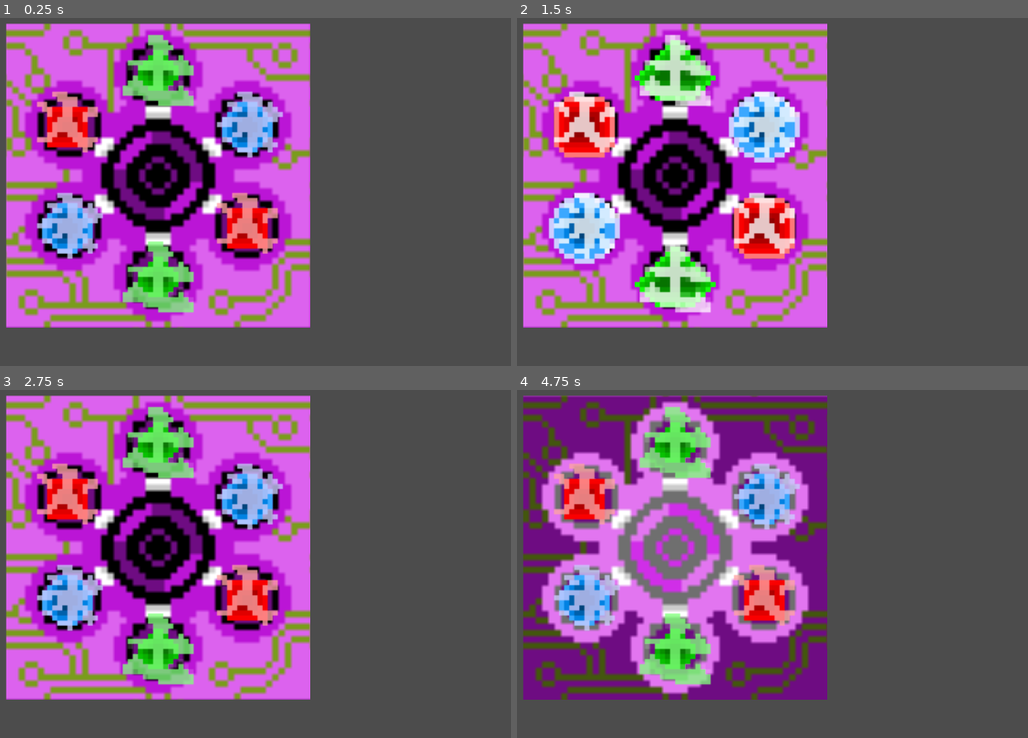
Above: before the commit, frames 1-4 (two rows, left to right).
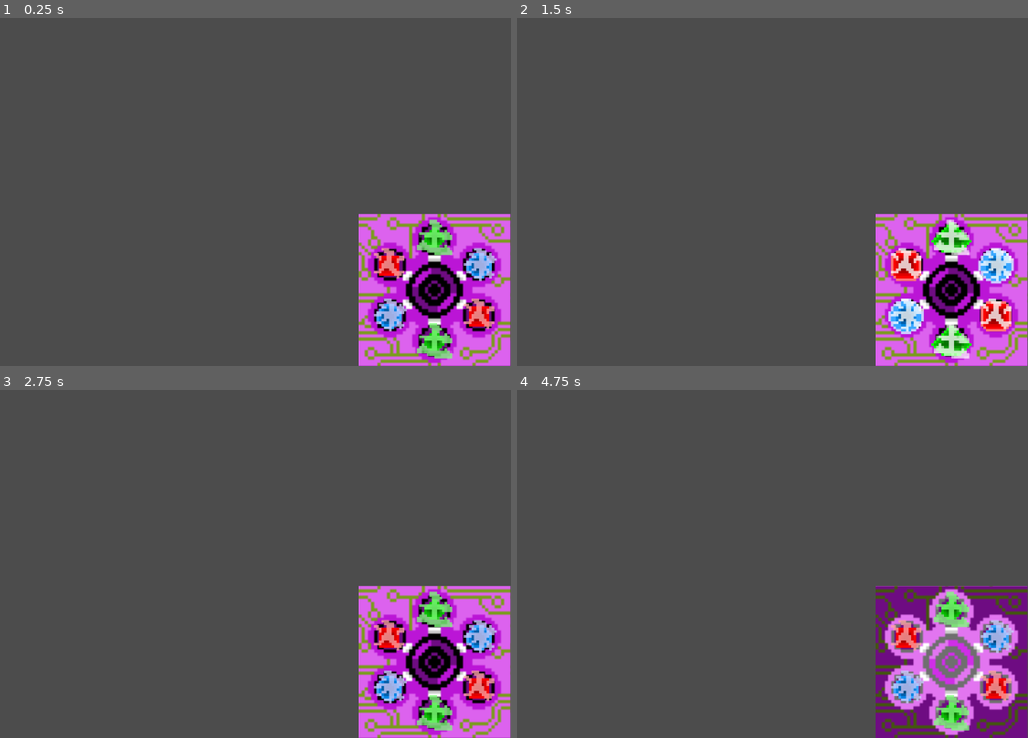
Above: after the commit, the same moments.

Repository: NathanielGet/CyberDragonYokaiCycle
Game: Godot game, scene res://Minigame.tscn
The game is run twice, just before and just after one commit, with the same random seed, the same clock (stepped at 60 frames per second) and the same inputs. The engine's default icon, where the game draws it, is replaced by a stand-in: a white triangle on a blue panel in a dark square.
Inputs (mouse positions are in pixels of both pictures, inside the frame that each line leads up to):
- Up to frame 1 (0.25 s): no input
- Up to frame 2 (1.5 s): move the mouse to (675, 174) at 0.52 s; press the mouse at (675, 174) at 0.53 s; move the mouse to (762, 226) at 1.27 s; release the mouse at (762, 226) at 1.28 s; click (762, 226) at 1.35 s
- Up to frame 3 (2.75 s): move the mouse to (66, 598) at 2.02 s; press the mouse at (66, 598) at 2.03 s
- Up to frame 4 (4.75 s): move the mouse to (675, 442) at 2.77 s; release the mouse at (675, 442) at 2.78 s; click (675, 442) at 2.85 s; move the mouse to (583, 497) at 3.52 s; press the mouse at (583, 497) at 3.53 s; move the mouse to (675, 647) at 4.27 s; release the mouse at (675, 647) at 4.28 s; click (675, 647) at 4.35 s

The runs differ from the first frame. In frame 1, 65% of the frame differs, in the area x 1-100%, y 1-100%; in frame 2, 65%; in frame 3, 65%; in frame 4, 64%.

Commit message:
Minigame properly scales down

Diff:
--- a/GMTK2021/Minigame.tscn
+++ b/GMTK2021/Minigame.tscn
@@ -1,6 +1,5 @@
-[gd_scene load_steps=63 format=2]
-
-[ext_resource path="res://icon.png" type="Texture" id=1]
+[gd_scene load_steps=62 format=2]
+
 [ext_resource path="res://Port.gd" type="Script" id=2]
 [ext_resource path="res://Minigame.gd" type="Script" id=3]
 [ext_resource path="res://Wire.gd" type="Script" id=4]
@@ -283,16 +282,17 @@
 radius = 8.0
 
 [node name="Main" type="Node2D"]
+scale = Vector2( 0.5, 0.5 )
 script = ExtResource( 3 )
 
 [node name="Background" type="AnimatedSprite" parent="."]
-position = Vector2( 744, 344 )
+position = Vector2( 2578, 1140 )
 scale = Vector2( 6.25, 6.25 )
 z_index = -2
 frames = SubResource( 17 )
 
 [node name="whitePort" type="Area2D" parent="."]
-position = Vector2( 744, 344 )
+position = Vector2( 2578, 1140 )
 z_index = -3
 script = ExtResource( 2 )
 __meta__ = {
@@ -310,7 +310,7 @@
 shape = SubResource( 26 )
 
 [node name="redPort" type="Area2D" parent="."]
-position = Vector2( 920, 448 )
+position = Vector2( 2754, 1244 )
 script = ExtResource( 2 )
 __meta__ = {
 "_edit_group_": true
@@ -326,7 +326,7 @@
 shape = SubResource( 35 )
 
 [node name="bluePort" type="Area2D" parent="."]
-position = Vector2( 565, 448 )
+position = Vector2( 2399, 1244 )
 script = ExtResource( 2 )
 __meta__ = {
 "_edit_group_": true
@@ -342,7 +342,7 @@
 shape = SubResource( 44 )
 
 [node name="greenPort" type="Area2D" parent="."]
-position = Vector2( 744, 136 )
+position = Vector2( 2578, 932 )
 script = ExtResource( 2 )
 __meta__ = {
 "_edit_group_": true
@@ -358,7 +358,7 @@
 shape = SubResource( 53 )
 
 [node name="redPort2" type="Area2D" parent="."]
-position = Vector2( 565, 248 )
+position = Vector2( 2399, 1044 )
 script = ExtResource( 2 )
 __meta__ = {
 "_edit_group_": true
@@ -375,7 +375,7 @@
 shape = SubResource( 35 )
 
 [node name="greenPort2" type="Area2D" parent="."]
-position = Vector2( 744, 544 )
+position = Vector2( 2578, 1340 )
 script = ExtResource( 2 )
 __meta__ = {
 "_edit_group_": true
@@ -392,7 +392,7 @@
 shape = SubResource( 53 )
 
 [node name="bluePort2" type="Area2D" parent="."]
-position = Vector2( 920, 248 )
+position = Vector2( 2754, 1044 )
 script = ExtResource( 2 )
 __meta__ = {
 "_edit_group_": true
@@ -409,10 +409,9 @@
 shape = SubResource( 44 )
 
 [node name="Wire" type="Line2D" parent="."]
+modulate = Color( 1, 1, 1, 0.901961 )
 z_index = -1
-points = PoolVector2Array( 496, 528 )
 width = 50.0
-default_color = Color( 0.4, 0.501961, 1, 1 )
-texture = ExtResource( 1 )
+default_color = Color( 1, 1, 1, 1 )
 texture_mode = 2
 script = ExtResource( 4 )
--- a/GMTK2021/Wire.gd
+++ b/GMTK2021/Wire.gd
@@ -8,10 +8,12 @@
 var lastNodeEntered
 var validConnection = false
 var connectionStage = 1
-
+var scaleOffset
 # Called when the node enters the scene tree for the first time.
 func _ready():
 	clear_points()
+	scaleOffset = get_node("..").scale
+
 
 
 func _process(delta):
@@ -19,7 +21,9 @@
 	if connectionStage == 1:
 
 		if lineStarted:
-			add_point(get_global_mouse_position())
+#			print(get_global_mouse_position())
+			add_point(get_global_mouse_position() / scaleOffset)
+#			print(get_point_position(0))
 			if self.points.size() > 2:
 				remove_point(1)
 		elif Input.is_action_pressed("click") and mouseOver == true:
@@ -39,7 +43,7 @@
 				#print(visitedNodes)
 	elif connectionStage == 2:
 		if lineStarted:
-			add_point(get_global_mouse_position())
+			add_point(get_global_mouse_position() / scaleOffset)
 			if self.points.size() > 3:
 				remove_point(2)
 		elif Input.is_action_pressed("click") and mouseOver == true and visitedNodes[1] == lastNodeEntered:
